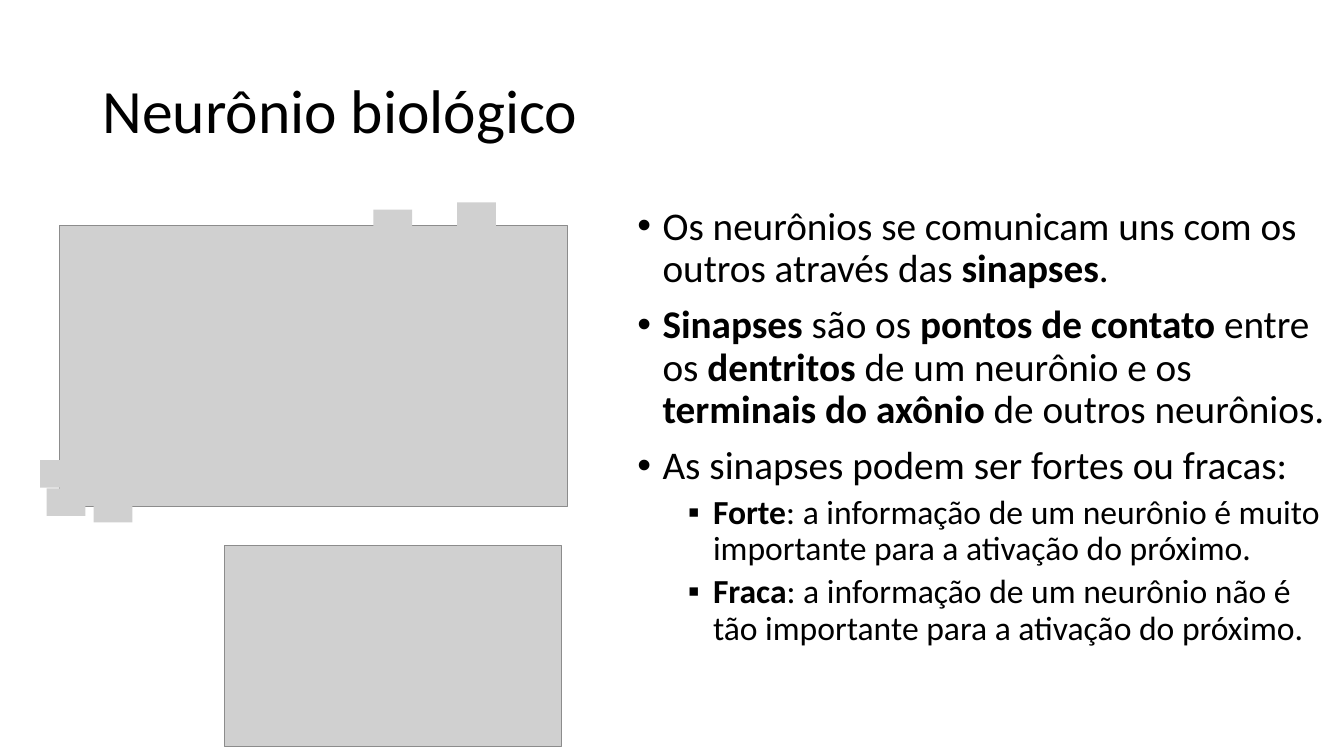
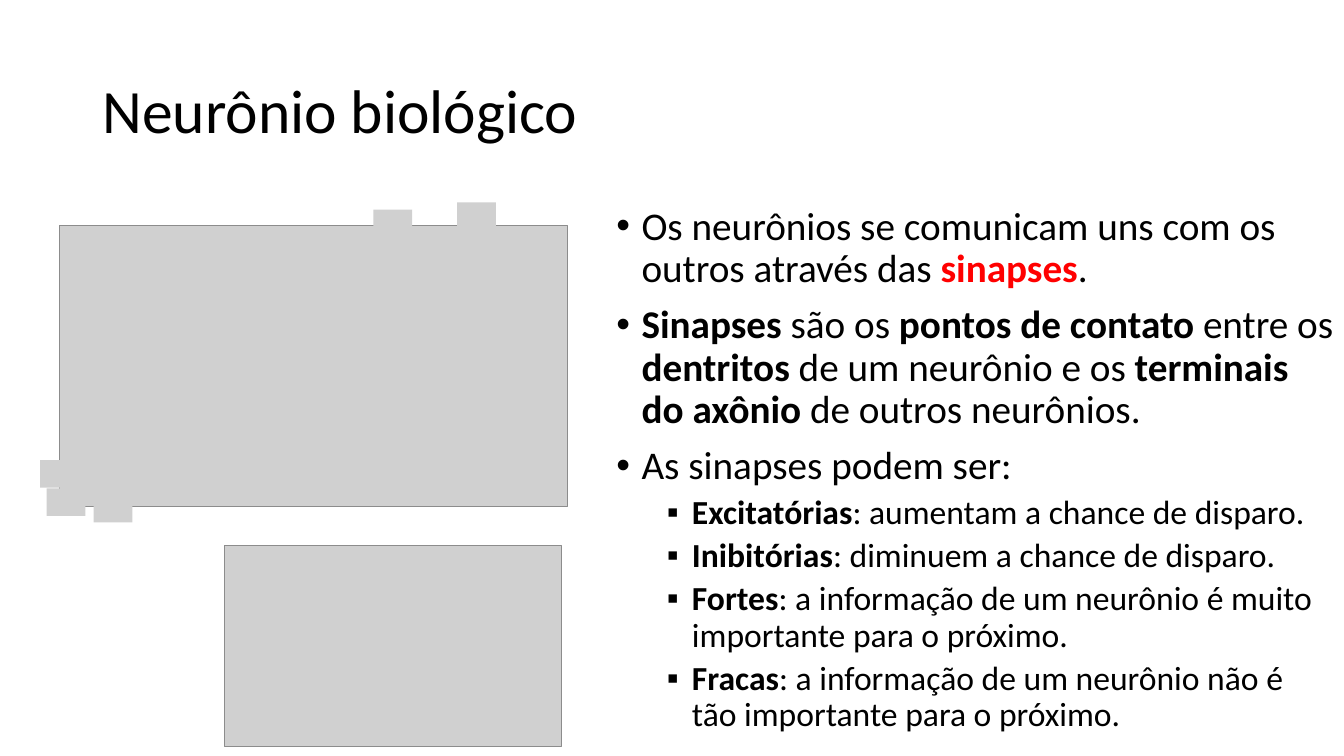
Before and after one commit to zz4fap/c24_inteligencia_artificial, a slide deck: slide 11 of slides/C24_MLP.pptx. Drawn at 1344x756 pixels with LibreOffice and Linux fonts; fonts in the diff are those of the drawing; grey boxes stand for pictures. Boxes give left, top, right and bottom in pixels: in the first picture for what was removed or moved away, otherwise in the second. Text is boxed around its words. In the diff, an @@ line names an element or a change of style, - is before the commit and + after.

Commit message:
update of slides

```diff
--- a/slides/C24_MLP.pptx
+++ b/slides/C24_MLP.pptx
@@ text "Os neurônios se comunicam uns ...": place and size @@
-text "Os neurônios se comunicam uns ..." at (663, 213, 1325, 646)
+text "Os neurônios se comunicam uns ..." at (642, 213, 1333, 732)
@@ text at (642, 213, 1276, 288): text colour #000000 to #FF0000 in "sinapses." @@
@@ text at (642, 451, 1312, 732): text changed @@
-• As sinapses podem ser fortes ou fracas:
-  ▪ Forte: a informação de um neurônio é muito importante para a ativação do próximo.
-  ▪ Fraca: a informação de um neurônio não é tão importante para a ativação do próximo.
+• As sinapses podem ser:
+  ▪ Excitatórias: aumentam a chance de disparo.
+  ▪ Inibitórias: diminuem a chance de disparo.
+  ▪ Fortes: a informação de um neurônio é muito importante para o próximo.
+  ▪ Fracas: a informação de um neurônio não é tão importante para o próximo.
```
Also in this commit, not shown: 15 other slides changed, 1 other file.
